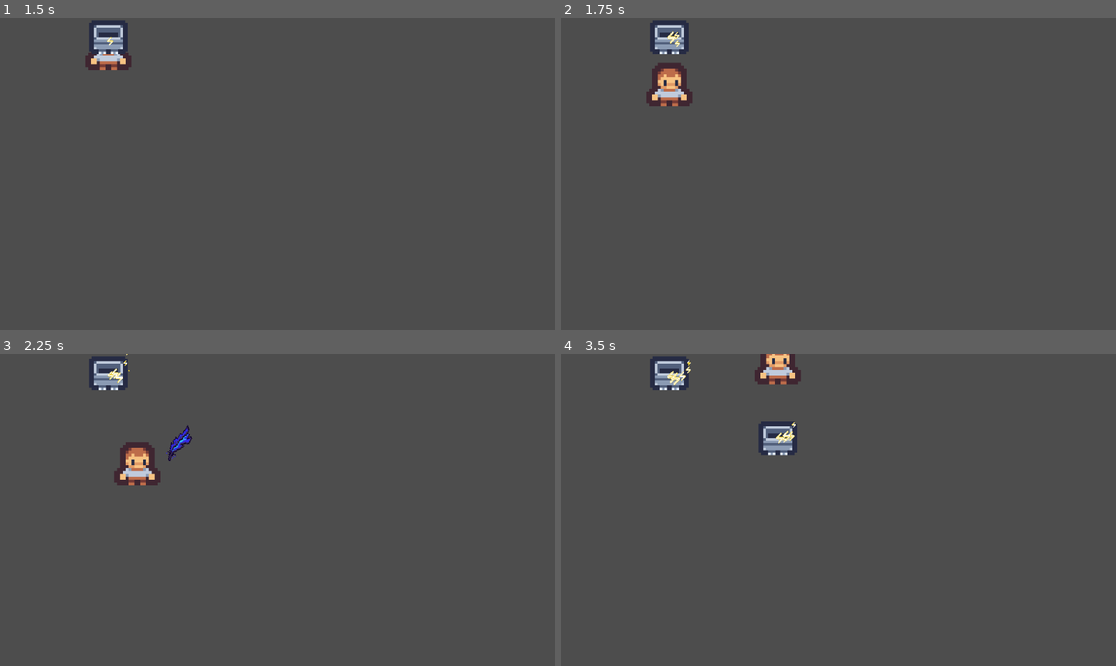
Above: before the commit, frames 1-4 (two rows, left to right).
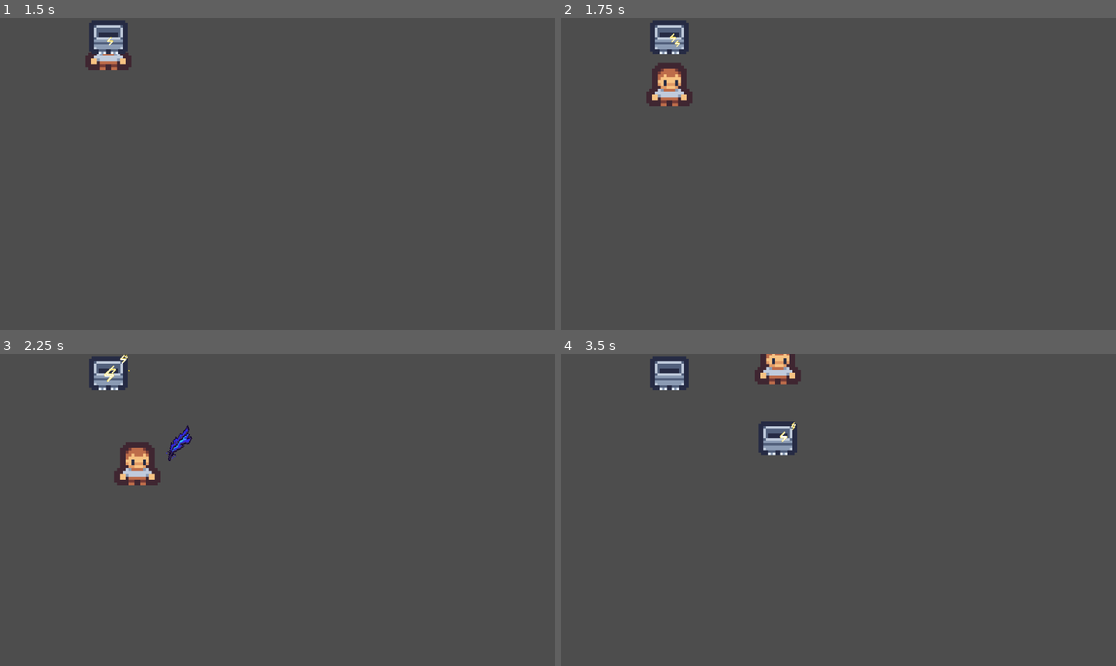
Above: after the commit, the same moments.

Repository: PhWoich/ggj-2024-manicomio
Game: Godot game, scene res://Cenas/Principal/cena_principal.tscn
The game is run twice, just before and just after one commit, with the same random seed, the same clock (stepped at 60 frames per second) and the same inputs.
Inputs (mouse positions are in pixels of both pictures, inside the frame that each line leads up to):
- Up to frame 1 (1.5 s): tap Enter at 0.5 s; move the mouse to (399, 158) at 0.52 s; hold D (Jogador_direita) 0.53-1.28 s; click (399, 158) at 0.6 s; move the mouse to (166, 189) at 1.27 s; hold S (Jogador_baixo) from 1.28 s (still down); tap E (jogador_adicionar_gerador) at 1.35 s
- Up to frame 2 (1.75 s): keep holding S (Jogador_baixo)
- Up to frame 3 (2.25 s): move the mouse to (333, 441) at 2.02 s; release S (Jogador_baixo) at 2.03 s; hold D (Jogador_direita) from 2.03 s (still down); click (333, 441) at 2.1 s
- Up to frame 4 (3.5 s): move the mouse to (810, 572) at 2.77 s; release D (Jogador_direita) at 2.78 s; hold W (Jogador_cima) from 2.78 s (still down); tap E (jogador_adicionar_gerador) at 2.85 s

Frame 1 is identical in both runs. In frame 2, less than 0.1% of the frame differs, in the area x 19-22%, y 4-9%; in frame 3, 0.1%; in frame 4, 0.2%, in the area x 19-43%, y 2-29%.

Commit message:
Melhoria no sistema de partículas de eletricidade

Diff:
--- a/Geradores/Basico/gerador_basico.gd
+++ b/Geradores/Basico/gerador_basico.gd
@@ -5,8 +5,8 @@
 
 
 # Called every frame. 'delta' is the elapsed time since the previous frame.
-func _process(delta):
-	pass
+func _ready():
+	$"Particula Eletricidade".emitir_particula(energia_gerada)
 
 
 func _on_body_entered(body):
--- /dev/null
+++ b/Particulas/Eletricidade/particula_eletricidade.gd
@@ -0,0 +1,9 @@
+extends Node2D
+
+
+@onready var particulas = $CPUParticles2D
+
+# Called when the node enters the scene tree for the first time.
+func emitir_particula(quantidade):
+	$CPUParticles2D.amount = quantidade
+	$CPUParticles2D.emitting = true
--- a/Particulas/Eletricidade/particula_eletricidade.tscn
+++ b/Particulas/Eletricidade/particula_eletricidade.tscn
@@ -1,14 +1,18 @@
-[gd_scene load_steps=3 format=3 uid="uid://bsgntaaiuef38"]
+[gd_scene load_steps=4 format=3 uid="uid://bsgntaaiuef38"]
 
 [ext_resource type="Texture2D" uid="uid://dxcusmroa8jom" path="res://Particulas/Eletricidade/Icone_eletricidade.png" id="1_b6hur"]
+[ext_resource type="Script" path="res://Particulas/Eletricidade/particula_eletricidade.gd" id="1_mgbbh"]
 
 [sub_resource type="Curve" id="Curve_qcmkc"]
 _data = [Vector2(0, 1), 0.0, 0.0, 0, 0, Vector2(0.988764, 0.186813), 0.0, 0.0, 0, 0]
 point_count = 2
 
 [node name="Particula Eletricidade" type="Node2D"]
+script = ExtResource("1_mgbbh")
 
 [node name="CPUParticles2D" type="CPUParticles2D" parent="."]
+emitting = false
+one_shot = true
 texture = ExtResource("1_b6hur")
 gravity = Vector2(0, -150)
 initial_velocity_min = 50.0
